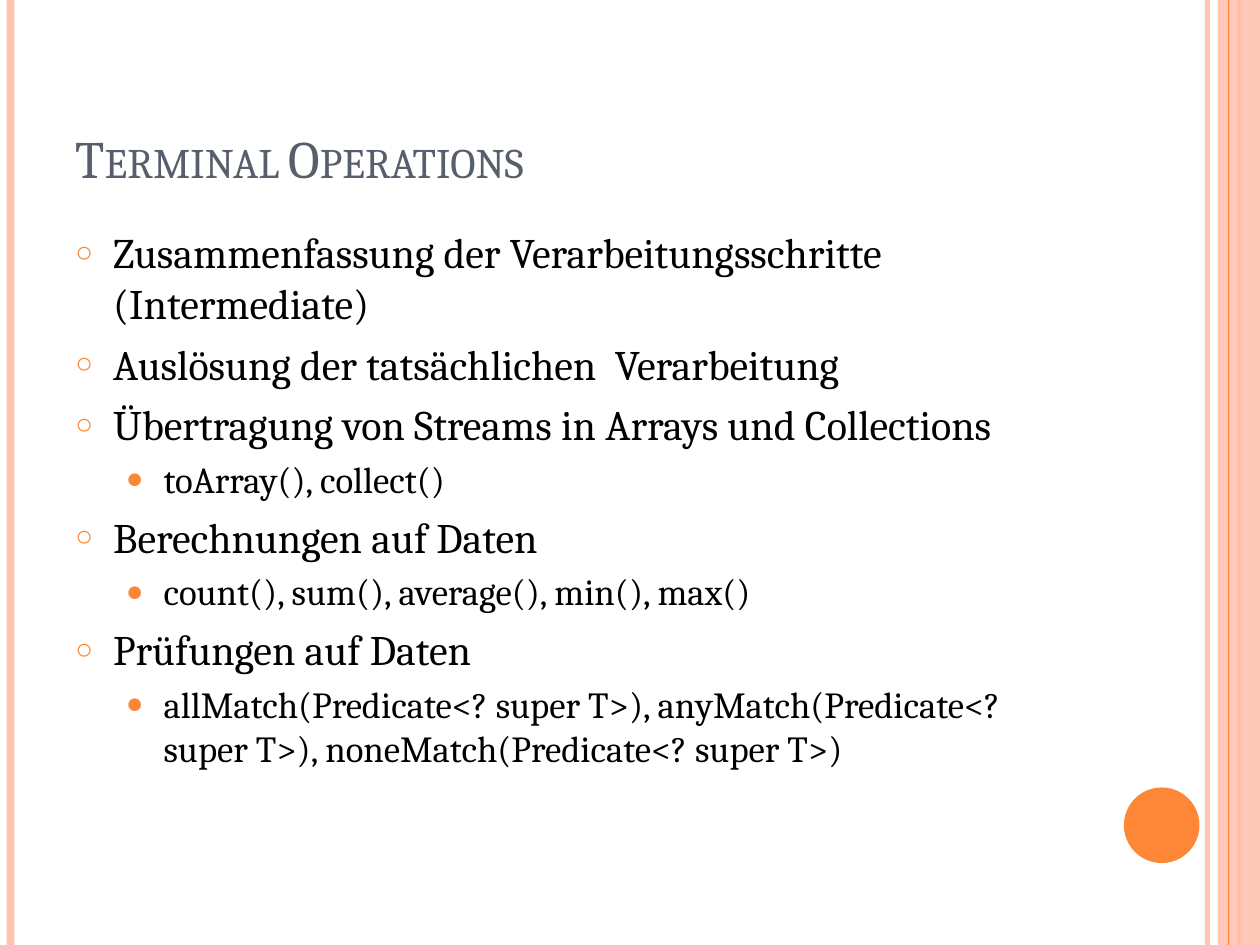
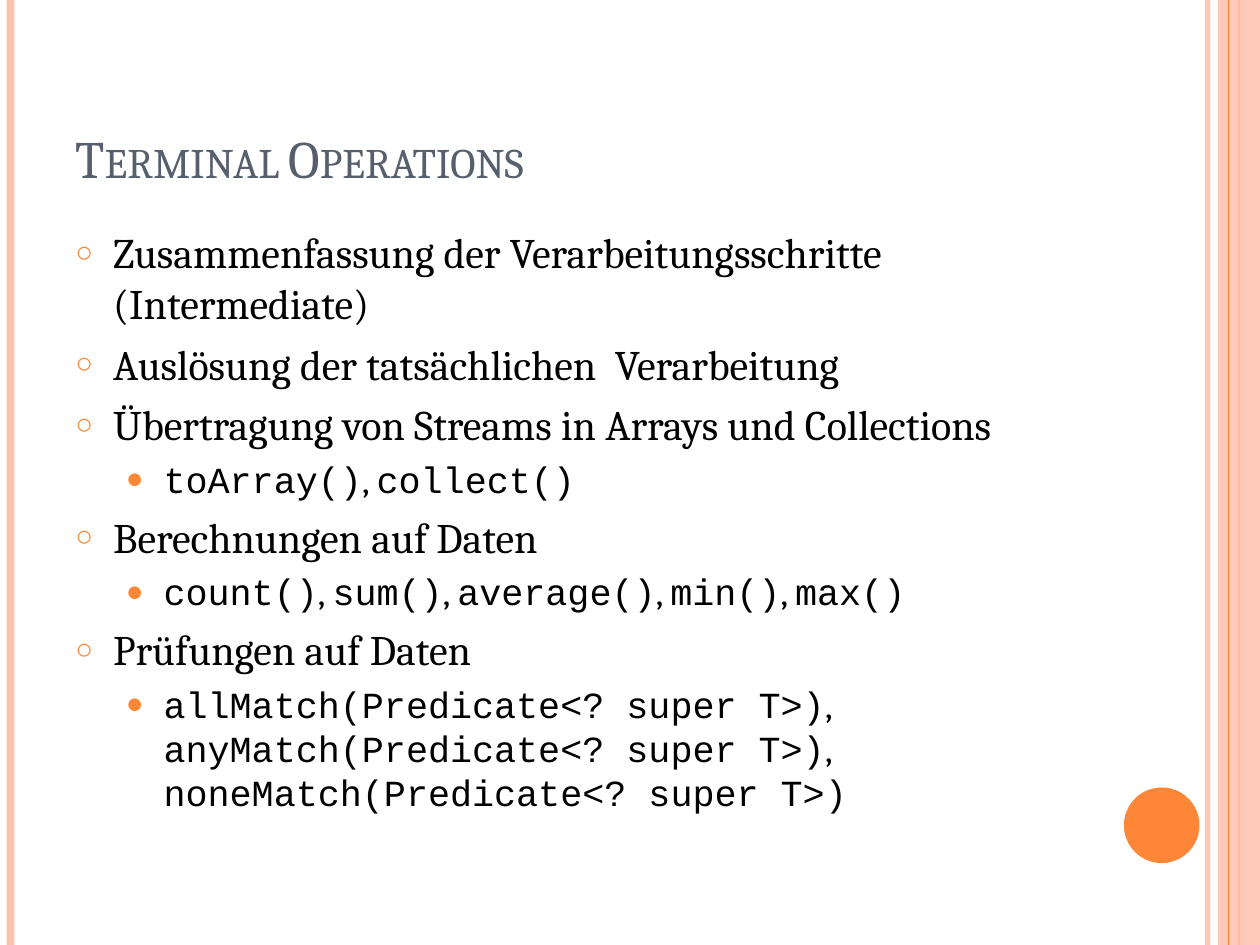
Before and after one commit to s1monw1/Java8, a slide deck: slide 11 of res/Java_8_Neuerungen_2.pptx. Drawn at 1260x945 pixels with LibreOffice and Linux fonts; fonts in the diff are those of the drawing. Boxes give left, top, right and bottom in pixels: in the first picture for what was removed or moved away, otherwise in the second. Text is boxed around its words. In the diff, an @@ line names an element or a change of style, - is before the commit and + after.

```diff
--- a/res/Java_8_Neuerungen_2.pptx
+++ b/res/Java_8_Neuerungen_2.pptx
@@ text at <box>164,467,905,814</box>: font Cambria to Courier New in "toArray(), collect()", "count(), sum(), average(), min(), max()", "allMatch(Predicate<? super T>), anyMatch(Predicate<? super T ..." @@
```
Also in this commit, not shown: 3 other slides changed.
